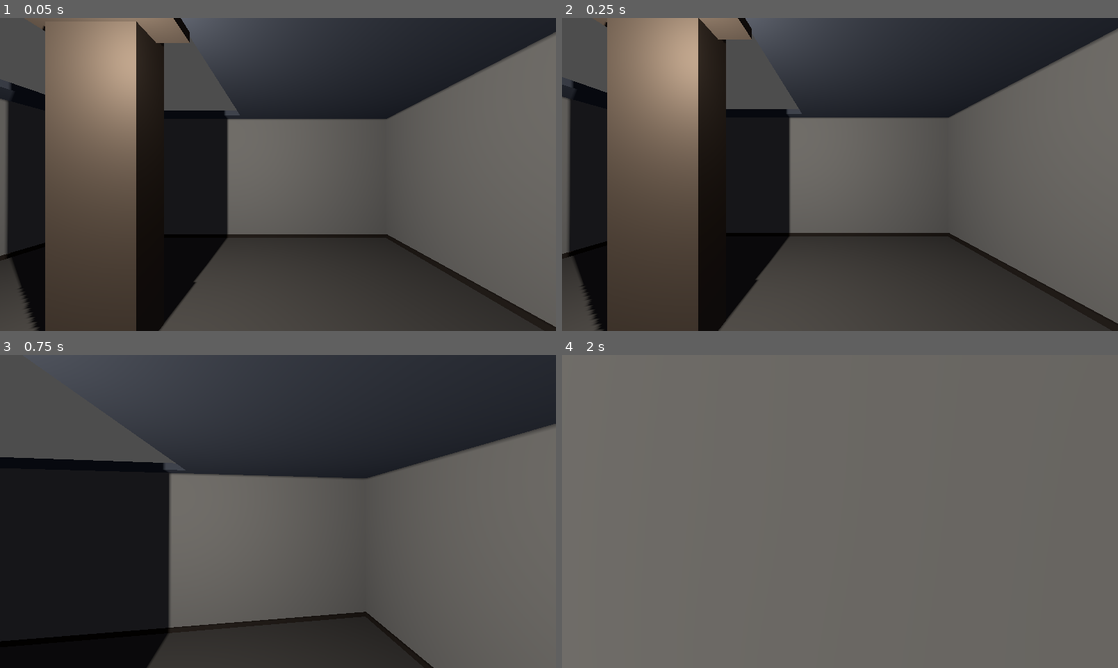
Above: before the commit, frames 1-4 (two rows, left to right).
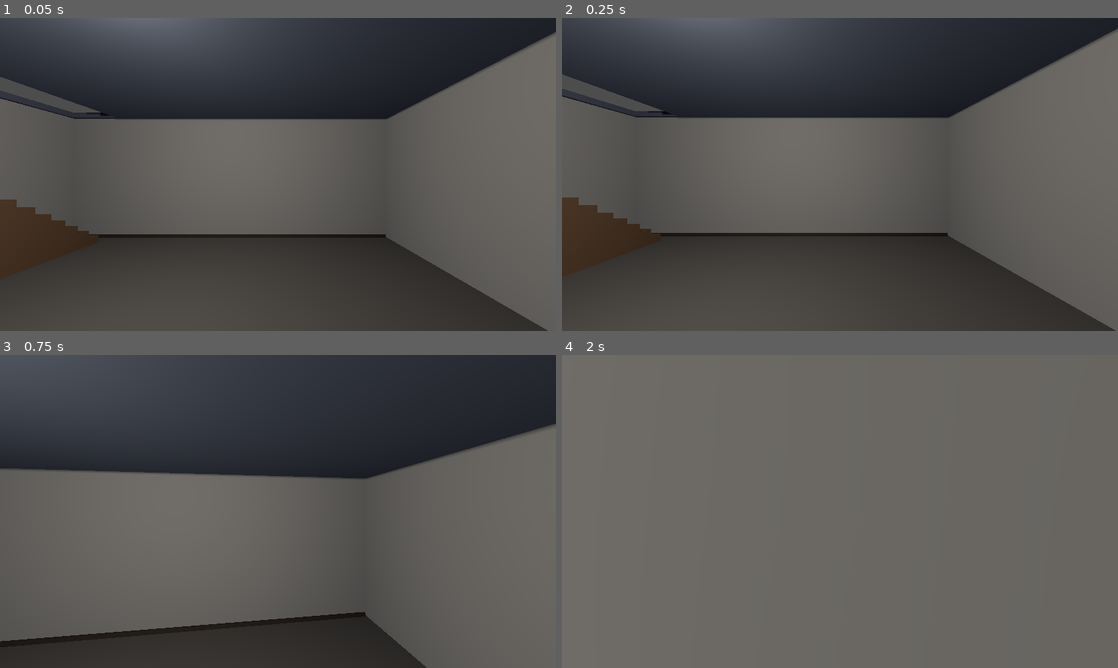
Above: after the commit, the same moments.

Repository: forgotenmywin/Daniel-Hills
Game: Godot game, scene res://scenes/main.tscn
The game is run twice, just before and just after one commit, with the same random seed, the same clock (stepped at 60 frames per second) and the same inputs.
Inputs (mouse positions are in pixels of both pictures, inside the frame that each line leads up to):
- Up to frame 1 (0.05 s): no input
- Up to frame 2 (0.25 s): no input
- Up to frame 3 (0.75 s): tap Enter (ui_accept) at 0.5 s; move the mouse to (305, 511) at 0.52 s; hold W from 0.53 s (still down); hold Shift from 0.53 s (still down)
- Up to frame 4 (2 s): keep holding W; tap Enter (ui_accept) at 0.77, 1.52 s; move the mouse to (812, 511) at 1.27 s; release Shift at 1.28 s; tap Shift at 1.35 s

The runs differ from the first frame. In frame 1, 27% of the frame differs, in the area x 0-100%, y 0-100%; in frame 2, 27%; in frame 3, 23%; in frame 4, nothing differs.

Commit message:
Update main.gd

Diff:
--- a/scripts/main.gd
+++ b/scripts/main.gd
@@ -1,21 +1,19 @@
+
 extends Node3D
-
-# Simple playable house prototype.
-# Godot uses Y as the vertical axis.
-# Room floor spans 8 x 8 metres, with a roof opening above the staircase.
 
 const ROOM_HALF := 4.0
 const WALL_HEIGHT := 3.0
 const WALL_THICKNESS := 0.12
 const FLOOR_THICKNESS := 0.12
 
-# Roof opening: staircase travels diagonally toward the back-left corner.
 const ROOF_Y := 3.05
 const ROOF_THICKNESS := 0.12
-const OPENING_MIN_X := -3.25
-const OPENING_MAX_X := 0.30
-const OPENING_MIN_Z := -3.65
-const OPENING_MAX_Z := -0.10
+
+# مسیر باز سقف برای عبور پله‌ها
+const OPENING_MIN_X := -3.85
+const OPENING_MAX_X := -2.80
+const OPENING_MIN_Z := -3.85
+const OPENING_MAX_Z := 1.20
 
 func _ready() -> void:
 	_build_room()
@@ -24,21 +22,31 @@
 	_build_lighting()
 	_spawn_player()
 
+
 func _material(color: Color, roughness: float = 0.9) -> StandardMaterial3D:
 	var material := StandardMaterial3D.new()
 	material.albedo_color = color
 	material.roughness = roughness
 	return material
 
-func _box(parent: Node3D, node_name: String, size: Vector3, pos: Vector3,
-		mat: Material = null, collision: bool = true) -> Node3D:
+
+func _box(
+	parent: Node3D,
+	node_name: String,
+	size: Vector3,
+	pos: Vector3,
+	mat: Material = null,
+	collision: bool = true
+) -> Node3D:
 	var root: Node3D
+
 	if collision:
 		var body := StaticBody3D.new()
 		body.name = node_name
 		body.position = pos
 		parent.add_child(body)
 		root = body
+
 		var shape_node := CollisionShape3D.new()
 		var shape := BoxShape3D.new()
 		shape.size = size
@@ -55,118 +63,210 @@
 	var box_mesh := BoxMesh.new()
 	box_mesh.size = size
 	mesh_instance.mesh = box_mesh
+
 	if mat != null:
 		mesh_instance.material_override = mat
+
 	root.add_child(mesh_instance)
 	return root
+
 
 func _build_room() -> void:
 	var floor_mat := _material(Color(0.30, 0.28, 0.25))
 	var wall_mat := _material(Color(0.48, 0.46, 0.42))
-	var ceiling_mat := _material(Color(0.22, 0.22, 0.24))
 	var trim_mat := _material(Color(0.19, 0.16, 0.13))
 
-	_box(self, "Floor", Vector3(8.0, FLOOR_THICKNESS, 8.0),
-		Vector3(0, -FLOOR_THICKNESS / 2.0, 0), floor_mat, true)
-
-	_box(self, "BackWall", Vector3(8.0, WALL_HEIGHT, WALL_THICKNESS),
-		Vector3(0, WALL_HEIGHT / 2.0, -ROOM_HALF), wall_mat, true)
-	_box(self, "FrontWall", Vector3(8.0, WALL_HEIGHT, WALL_THICKNESS),
-		Vector3(0, WALL_HEIGHT / 2.0, ROOM_HALF), wall_mat, true)
-	_box(self, "RightWall", Vector3(WALL_THICKNESS, WALL_HEIGHT, 8.0),
-		Vector3(ROOM_HALF, WALL_HEIGHT / 2.0, 0), wall_mat, true)
-	_box(self, "LeftWall", Vector3(WALL_THICKNESS, WALL_HEIGHT, 8.0),
-		Vector3(-ROOM_HALF, WALL_HEIGHT / 2.0, 0), wall_mat, true)
-
-	# No solid ceiling across the whole room: the roof pieces are built separately
-	# around an opening so the player can climb the stairs onto the rooftop.
-	_box(self, "BaseboardBack", Vector3(7.9, 0.08, 0.04),
-		Vector3(0, 0.04, -ROOM_HALF + 0.08), trim_mat, false)
-	_box(self, "BaseboardFront", Vector3(7.9, 0.08, 0.04),
-		Vector3(0, 0.04, ROOM_HALF - 0.08), trim_mat, false)
-	_box(self, "BaseboardLeft", Vector3(0.04, 0.08, 7.8),
-		Vector3(-ROOM_HALF + 0.08, 0.04, 0), trim_mat, false)
-	_box(self, "BaseboardRight", Vector3(0.04, 0.08, 7.8),
-		Vector3(ROOM_HALF - 0.08, 0.04, 0), trim_mat, false)
+	# کف خانه
+	_box(
+		self, "Floor",
+		Vector3(8.0, FLOOR_THICKNESS, 8.0),
+		Vector3(0, -FLOOR_THICKNESS / 2.0, 0),
+		floor_mat
+	)
+
+	# دیوار عقب
+	_box(
+		self, "BackWall",
+		Vector3(8.0, WALL_HEIGHT, WALL_THICKNESS),
+		Vector3(0, WALL_HEIGHT / 2.0, -ROOM_HALF),
+		wall_mat
+	)
+
+	# دیوار جلو
+	_box(
+		self, "FrontWall",
+		Vector3(8.0, WALL_HEIGHT, WALL_THICKNESS),
+		Vector3(0, WALL_HEIGHT / 2.0, ROOM_HALF),
+		wall_mat
+	)
+
+	# دیوار راست
+	_box(
+		self, "RightWall",
+		Vector3(WALL_THICKNESS, WALL_HEIGHT, 8.0),
+		Vector3(ROOM_HALF, WALL_HEIGHT / 2.0, 0),
+		wall_mat
+	)
+
+	# دیوار چپ
+	_box(
+		self, "LeftWall",
+		Vector3(WALL_THICKNESS, WALL_HEIGHT, 8.0),
+		Vector3(-ROOM_HALF, WALL_HEIGHT / 2.0, 0),
+		wall_mat
+	)
+
+	# قرنیزها
+	_box(
+		self, "BackBaseboard",
+		Vector3(7.8, 0.08, 0.04),
+		Vector3(0, 0.04, -ROOM_HALF + 0.08),
+		trim_mat, false
+	)
+
+	_box(
+		self, "FrontBaseboard",
+		Vector3(7.8, 0.08, 0.04),
+		Vector3(0, 0.04, ROOM_HALF - 0.08),
+		trim_mat, false
+	)
+
 
 func _build_stairs() -> void:
-	var stair_mat := _material(Color(0.36, 0.30, 0.24))
-	# Steps rise toward the back-left roof opening.
-	var count := 12
-	var start_x := -3.15
-	var start_z := -3.50
-	var step_width := 0.78
-	var step_depth := 0.42
-	var step_height := ROOF_Y / float(count)
-
-	for i in range(count):
-		var h := step_height * float(i + 1)
-		var pos := Vector3(
-			start_x + float(i) * 0.25,
-			h / 2.0,
-			start_z + float(i) * 0.25
+	var stair_mat := _material(Color(0.34, 0.25, 0.17))
+
+	# پله‌ها در امتداد دیوار سمت چپ قرار می‌گیرند.
+	# هر پله با پله قبلی هم‌پوشانی ارتفاعی ندارد.
+	var step_count: int = 18
+	var step_height: float = ROOF_Y / float(step_count)
+	var step_depth: float = 0.25
+	var stair_width: float = 0.85
+
+	# فاصله از دیوار چپ
+	var stair_x: float = -ROOM_HALF + WALL_THICKNESS + stair_width / 2.0 + 0.03
+
+	# شروع نزدیک گوشه عقب خانه
+	var start_z: float = -3.45
+
+	for i in range(step_count):
+		var top_height: float = step_height * float(i + 1)
+
+		# هر پله از کف تا ارتفاع خودش امتداد دارد تا سطح آن قابل راه‌رفتن باشد.
+		# با این روش پله‌ها پیوسته و بدون شکاف ساخته می‌شوند.
+		var step_position := Vector3(
+			stair_x,
+			top_height / 2.0,
+			start_z + float(i) * step_depth
 		)
-		_box(self, "StairStep_%02d" % i,
-			Vector3(step_width, h, step_depth), pos, stair_mat, true)
-
-	# Small landing at the top of the stairs, level with the rooftop.
-	_box(self, "RooftopLanding", Vector3(1.25, 0.16, 1.25),
-		Vector3(-0.30, ROOF_Y - 0.08, -0.20), stair_mat, true)
+
+		_box(
+			self,
+			"StairStep_%02d" % i,
+			Vector3(stair_width, top_height, step_depth),
+			step_position,
+			stair_mat,
+			true
+		)
+
+	# پاگرد بالایی برای رسیدن به پشت‌بام
+	_box(
+		self,
+		"StairTopLanding",
+		Vector3(stair_width + 0.15, 0.14, 0.80),
+		Vector3(
+			stair_x,
+			ROOF_Y - 0.07,
+			start_z + float(step_count) * step_depth
+		),
+		stair_mat,
+		true
+	)
+
 
 func _build_rooftop() -> void:
 	var roof_mat := _material(Color(0.27, 0.28, 0.30))
-	var roof_y_center := ROOF_Y
-	var thickness := ROOF_THICKNESS
-
-	# Leave a rectangular opening around the staircase. Roof collision is only
-	# placed on these four sections, never over the opening.
-	var opening_width := OPENING_MAX_X - OPENING_MIN_X
-	var opening_depth := OPENING_MAX_Z - OPENING_MIN_Z
-
-	# Left and right roof strips
-	var left_width := OPENING_MIN_X + ROOM_HALF
-	var right_width := ROOM_HALF - OPENING_MAX_X
-	var left_center_x := -ROOM_HALF + left_width / 2.0
-	var right_center_x := OPENING_MAX_X + right_width / 2.0
-	_box(self, "RoofLeft", Vector3(left_width, thickness, 8.0),
-		Vector3(left_center_x, roof_y_center, 0), roof_mat, true)
-	_box(self, "RoofRight", Vector3(right_width, thickness, 8.0),
-		Vector3(right_center_x, roof_y_center, 0), roof_mat, true)
-
-	# Front/back strips across the opening's X span
-	_box(self, "RoofFrontStrip", Vector3(opening_width, thickness, ROOM_HALF - OPENING_MAX_Z),
-		Vector3((OPENING_MIN_X + OPENING_MAX_X) / 2.0, roof_y_center,
-			(OPENING_MAX_Z + ROOM_HALF) / 2.0), roof_mat, true)
-	_box(self, "RoofBackStrip", Vector3(opening_width, thickness, OPENING_MIN_Z + ROOM_HALF),
-		Vector3((OPENING_MIN_X + OPENING_MAX_X) / 2.0, roof_y_center,
-			(-ROOM_HALF + OPENING_MIN_Z) / 2.0), roof_mat, true)
-
-	# The four roof sections above are both visible and collidable.
-	# Intentionally do not add a full-size visual roof panel, because that
-	# would cover the stair opening from the player's view.
+
+	var opening_width: float = OPENING_MAX_X - OPENING_MIN_X
+	var left_width: float = OPENING_MIN_X + ROOM_HALF
+	var right_width: float = ROOM_HALF - OPENING_MAX_X
+
+	# قسمت چپ پشت‌بام
+	_box(
+		self, "RoofLeft",
+		Vector3(left_width, ROOF_THICKNESS, 8.0),
+		Vector3(
+			-ROOM_HALF + left_width / 2.0,
+			ROOF_Y,
+			0
+		),
+		roof_mat
+	)
+
+	# قسمت راست پشت‌بام
+	_box(
+		self, "RoofRight",
+		Vector3(right_width, ROOF_THICKNESS, 8.0),
+		Vector3(
+			OPENING_MAX_X + right_width / 2.0,
+			ROOF_Y,
+			0
+		),
+		roof_mat
+	)
+
+	# بخش جلویی سقف، بعد از پایان بازشوی پله‌ها
+	_box(
+		self, "RoofFront",
+		Vector3(opening_width, ROOF_THICKNESS, ROOM_HALF - OPENING_MAX_Z),
+		Vector3(
+			(OPENING_MIN_X + OPENING_MAX_X) / 2.0,
+			ROOF_Y,
+			(OPENING_MAX_Z + ROOM_HALF) / 2.0
+		),
+		roof_mat
+	)
+
+	# بخش پشتی سقف، قبل از شروع بازشوی پله‌ها
+	_box(
+		self, "RoofBack",
+		Vector3(opening_width, ROOF_THICKNESS, OPENING_MIN_Z + ROOM_HALF),
+		Vector3(
+			(OPENING_MIN_X + OPENING_MAX_X) / 2.0,
+			ROOF_Y,
+			(-ROOM_HALF + OPENING_MIN_Z) / 2.0
+		),
+		roof_mat
+	)
+
 
 func _build_lighting() -> void:
 	var world := WorldEnvironment.new()
 	var env := Environment.new()
+
 	env.background_mode = Environment.BG_SKY
 	env.ambient_light_source = Environment.AMBIENT_SOURCE_COLOR
 	env.ambient_light_color = Color(0.30, 0.32, 0.38)
 	env.ambient_light_energy = 0.55
+
 	world.environment = env
 	add_child(world)
 
 	var light := OmniLight3D.new()
 	light.name = "RoomLight"
-	light.position = Vector3(0.0, 2.55, 0.0)
+	light.position = Vector3(0, 2.55, 0)
 	light.light_energy = 2.0
 	light.omni_range = 10.0
 	light.shadow_enabled = true
+
 	add_child(light)
+
 
 func _spawn_player() -> void:
 	var player_script = load("res://scripts/player.gd")
+
 	var player := CharacterBody3D.new()
 	player.name = "Player"
 	player.set_script(player_script)
 	player.position = Vector3(1.2, 0.05, 1.2)
+
 	add_child(player)
